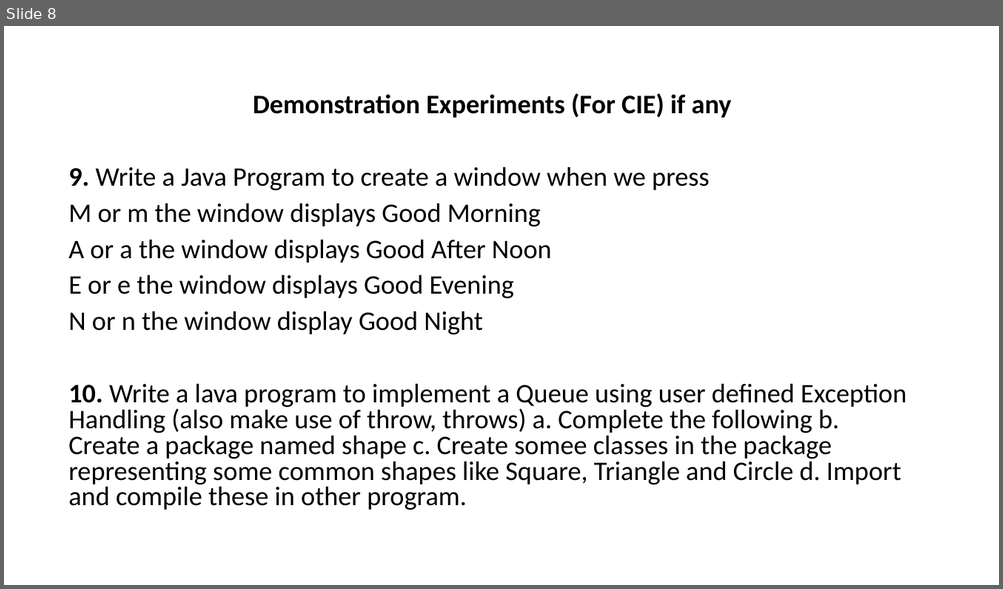
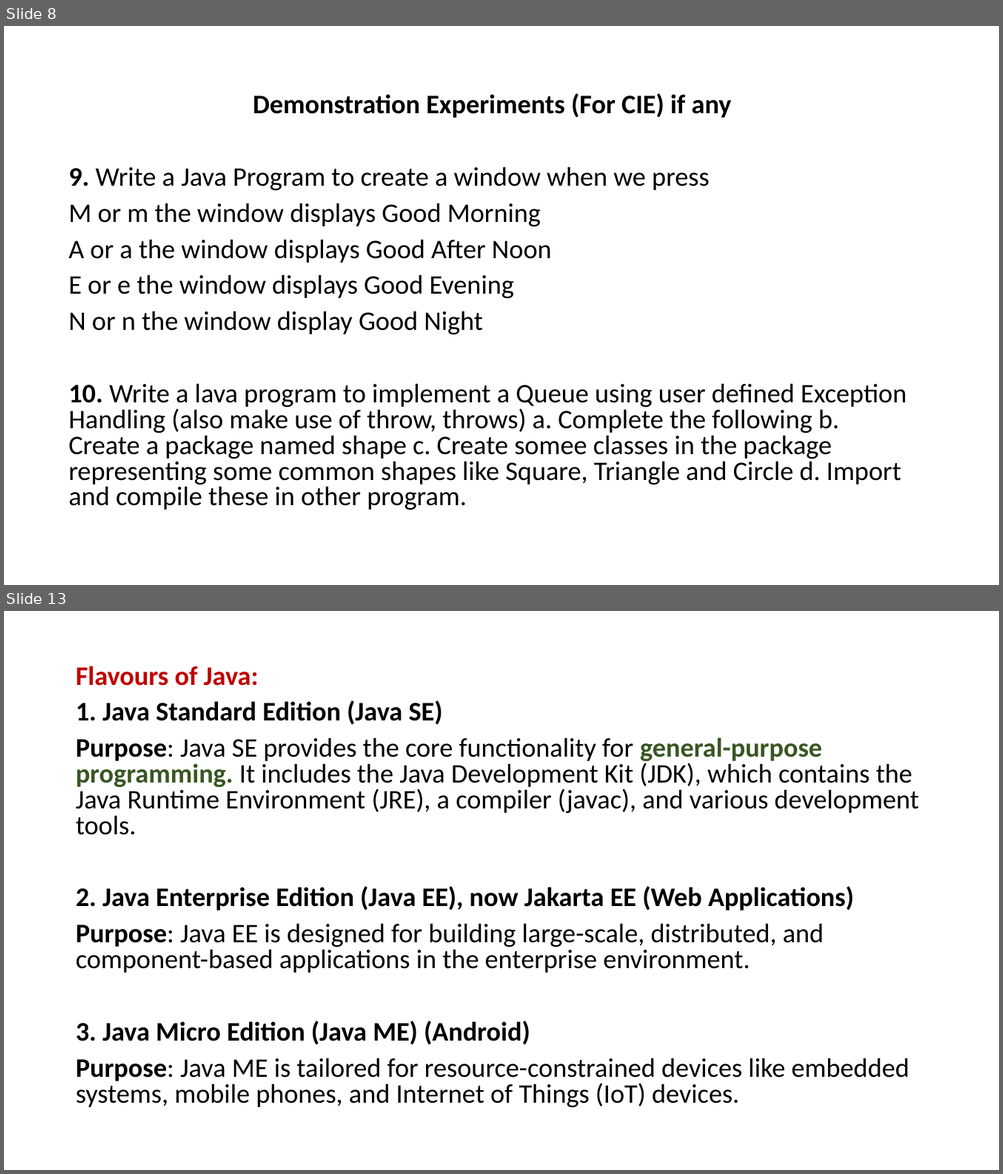
Before and after one commit to PRAMOD-VISHNU-NAIK/MCA-2nd-Sem-Shridevi-College, a slide deck: Java MCA-2.pptx. Shown one above the other, each under a label of ours: slide 8 before the commit, slides 8 and 13 after it; the slides between them are not shown. The pictures are 1003x589 and 1003x1174 pixels, drawn with LibreOffice and Linux fonts; fonts in the diff are those of the drawing. Boxes give left, top, right and bottom in pixels: in the first picture for what was removed or moved away, otherwise in the second. Text is boxed around its words. In the diff, an @@ line names an element or a change of style, - is before the commit and + after.

Commit message:
Included Java Lab Programs

```diff
--- a/Java MCA-2.pptx
+++ b/Java MCA-2.pptx
@@ slide 13 added at [4, 611, 999, 1170], background #FFFFFF @@
@@ text added at [76, 666, 919, 1108], 25.9 pt, text #000000 @@
+Flavours of Java:
+1. Java Standard Edition (Java SE)
+Purpose: Java SE provides the core functionality for general-purpose programming. It includes the Java Development Kit (JDK), which contains the Java Runtime Environment (JRE), a compiler (javac), and various development tools.
+2. Java Enterprise Edition (Java EE), now Jakarta EE (Web Applications)
+Purpose: Java EE is designed for building large-scale, distributed, and component-based applications in the enterprise environment.
+3. Java Micro Edition (Java ME) (Android)
+Purpose: Java ME is tailored for resource-constrained devices like embedded systems, mobile phones, and Internet of Things (IoT) devices.
```
Also in this commit, not shown: 1 slide changed, 4 other slides added, 5 slides removed, 7 other files.
